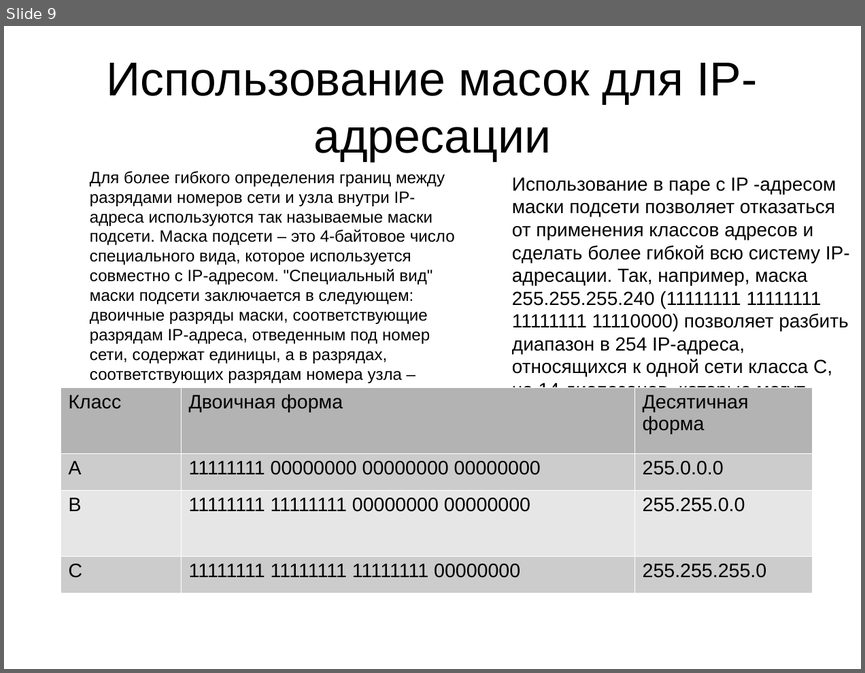
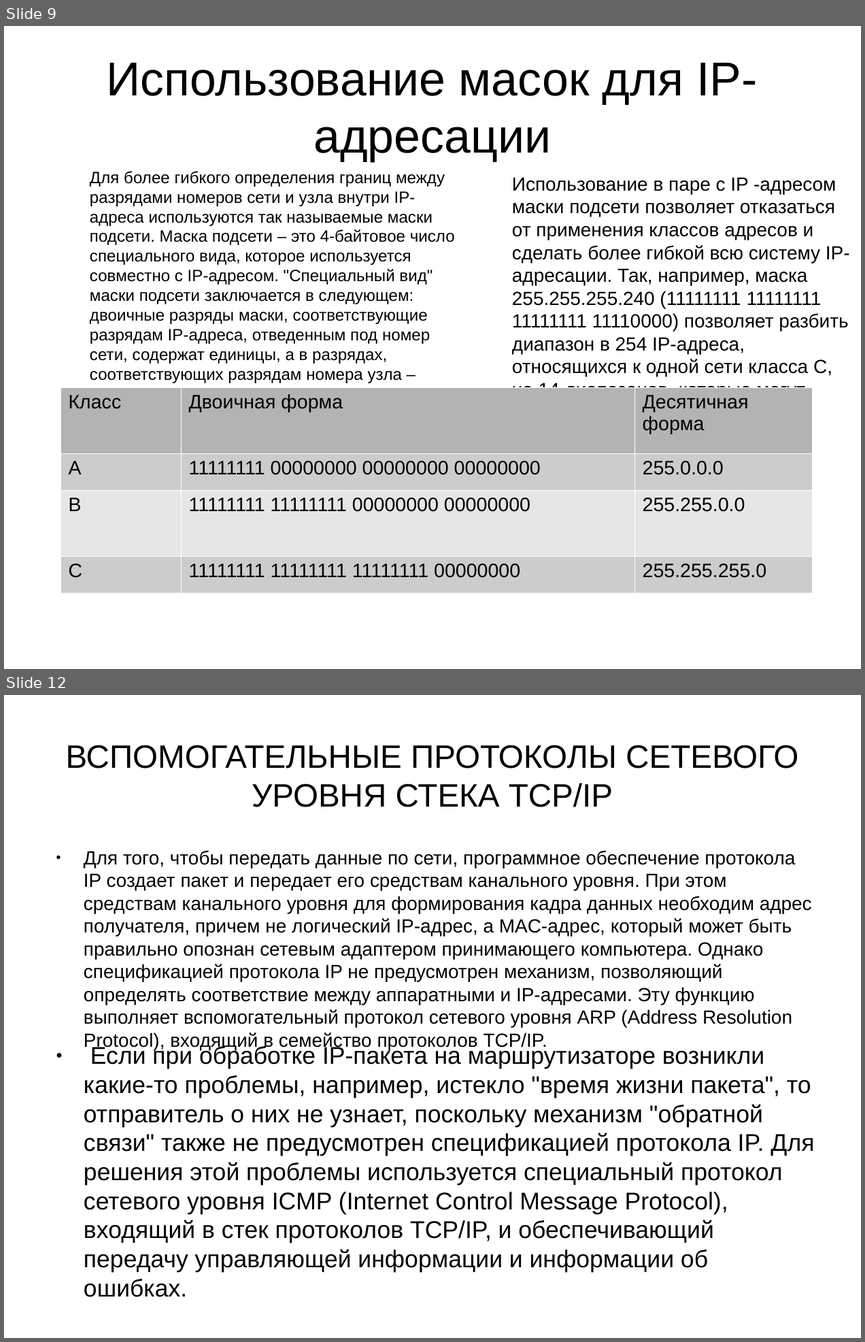
Before and after one commit to IvanSimeyko/network, a slide deck: network_layer.odp. Shown one above the other, each under a label of ours: slide 9 before the commit, slides 9 and 12 after it; the slides between them are not shown. The pictures are 865x673 and 865x1342 pixels, drawn with LibreOffice and Linux fonts; fonts in the diff are those of the drawing. Boxes give left, top, right and bottom in pixels: in the first picture for what was removed or moved away, otherwise in the second. Text is boxed around its words. In the diff, an @@ line names an element or a change of style, - is before the commit and + after.

```diff
--- a/network_layer.odp
+++ b/network_layer.odp
@@ slide 12 added at (x1=4, y1=695, x2=861, y2=1338), background #FFFFFF @@
@@ title added at (x1=66, y1=745, x2=798, y2=807), 30 pt, text #000000 @@
+ВСПОМОГАТЕЛЬНЫЕ ПРОТОКОЛЫ СЕТЕВОГО УРОВНЯ СТЕКА TCP/IP
@@ text added at (x1=84, y1=850, x2=812, y2=1027), 17.6 pt, text #000000 @@
+● Для того, чтобы передать данные по сети, программное обеспечение протокола IP создает пакет и передает его средствам канального уровня. При этом средствам канального уровня для формирования кадра данных необходим адрес получателя, причем не логический IP-адрес, а MAC-адрес, который может быть правильно опознан сетевым адаптером принимающего компьютера. Однако спецификацией протокола IP не предусмотрен механизм, позволяющий определять соответствие между аппаратными и IP-адресами. Эту функцию выполняет вспомогательный протокол сетевого уровня ARP (Address Resolution Protocol), входящий в семейство протоколов TCP/IP.
@@ text added at (x1=84, y1=1045, x2=814, y2=1297), 22.4 pt, text #000000 @@
+● Если при обработке IP-пакета на маршрутизаторе возникли какие-то проблемы, например, истекло "время жизни пакета", то отправитель о них не узнает, поскольку механизм "обратной связи" также не предусмотрен спецификацией протокола IP. Для решения этой проблемы используется специальный протокол сетевого уровня ICMP (Internet Control Message Protocol), входящий в стек протоколов TCP/IP, и обеспечивающий передачу управляющей информации и информации об ошибках.
```
Also in this commit, not shown: 3 other slides added.
